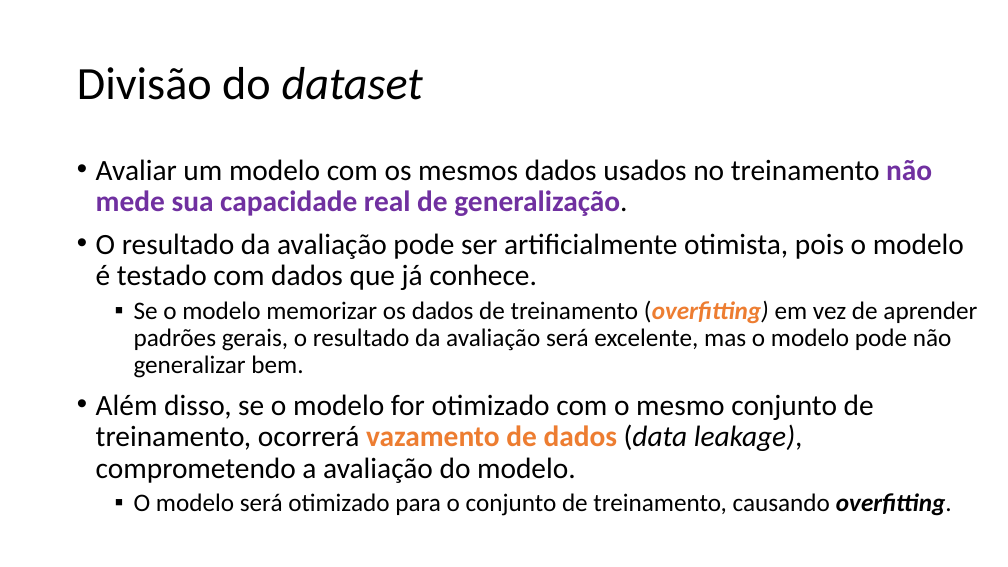
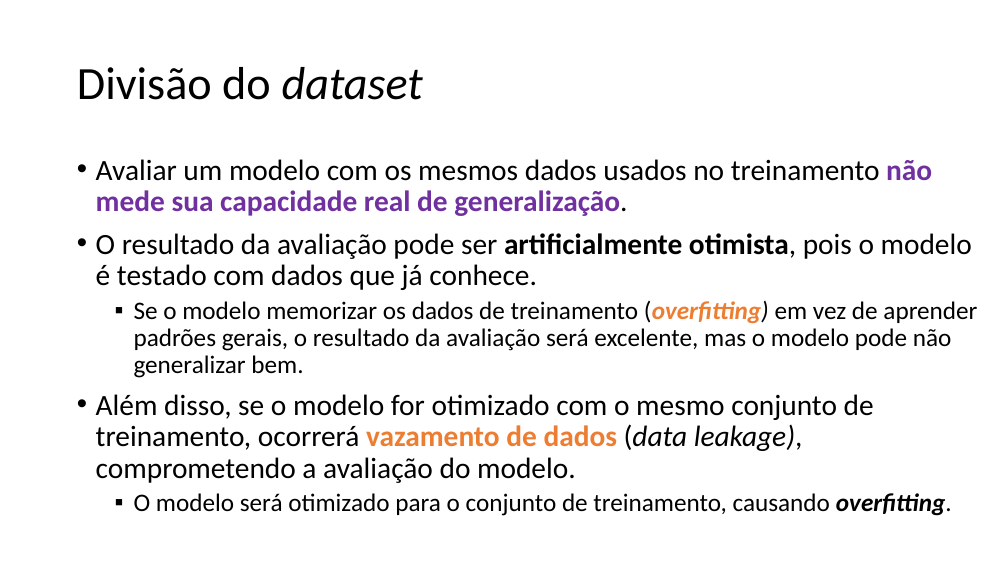
Before and after one commit to zz4fap/c24_inteligencia_artificial, a slide deck: slide 6 of slides/C24_Transformações.pptx. Drawn at 1008x567 pixels with LibreOffice and Linux fonts; fonts in the diff are those of the drawing. Boxes give left, top, right and bottom in pixels: in the first picture for what was removed or moved away, otherwise in the second. Text is boxed around its words. In the diff, an @@ line names an element or a change of style, - is before the commit and + after.

```diff
--- a/slides/C24_Transformações.pptx
+++ b/slides/C24_Transformações.pptx
@@ text at (96,233,972,290): bold on in "artificialmente otimista," @@
```
Also in this commit, not shown: 1 other slide changed.
